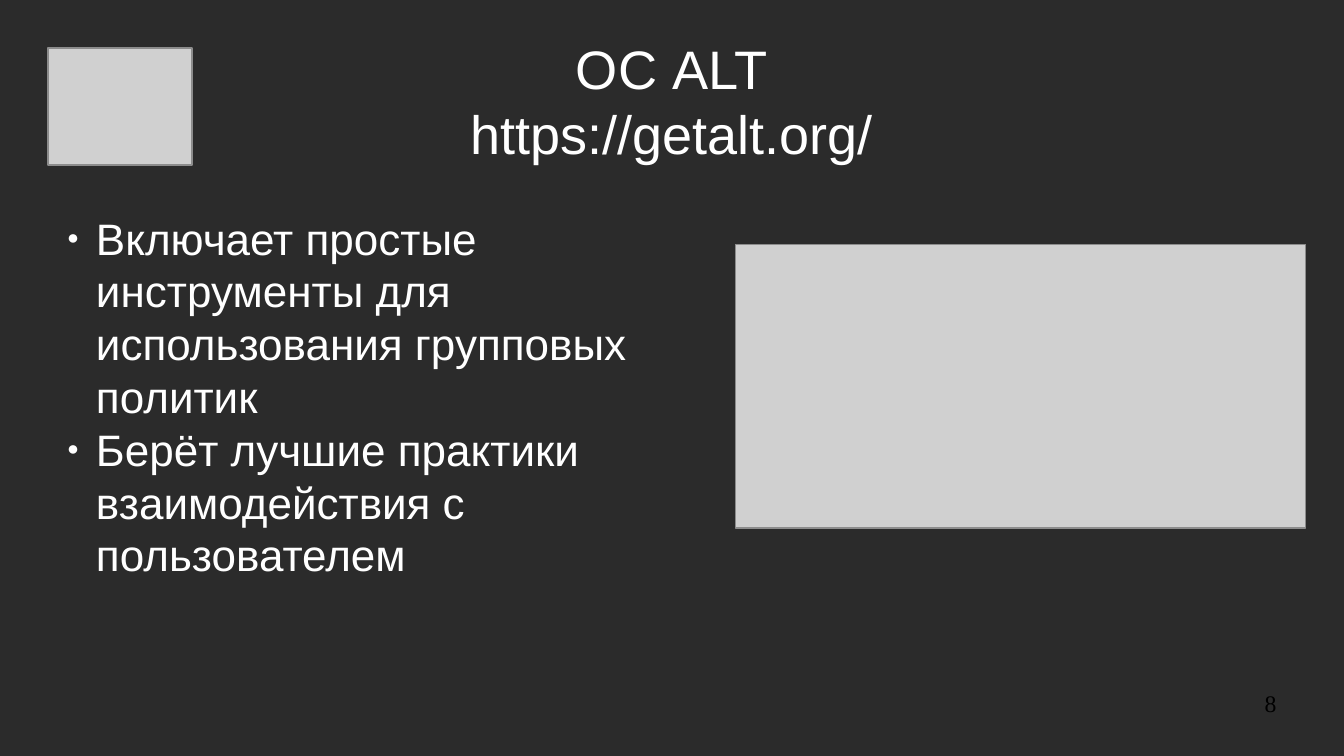
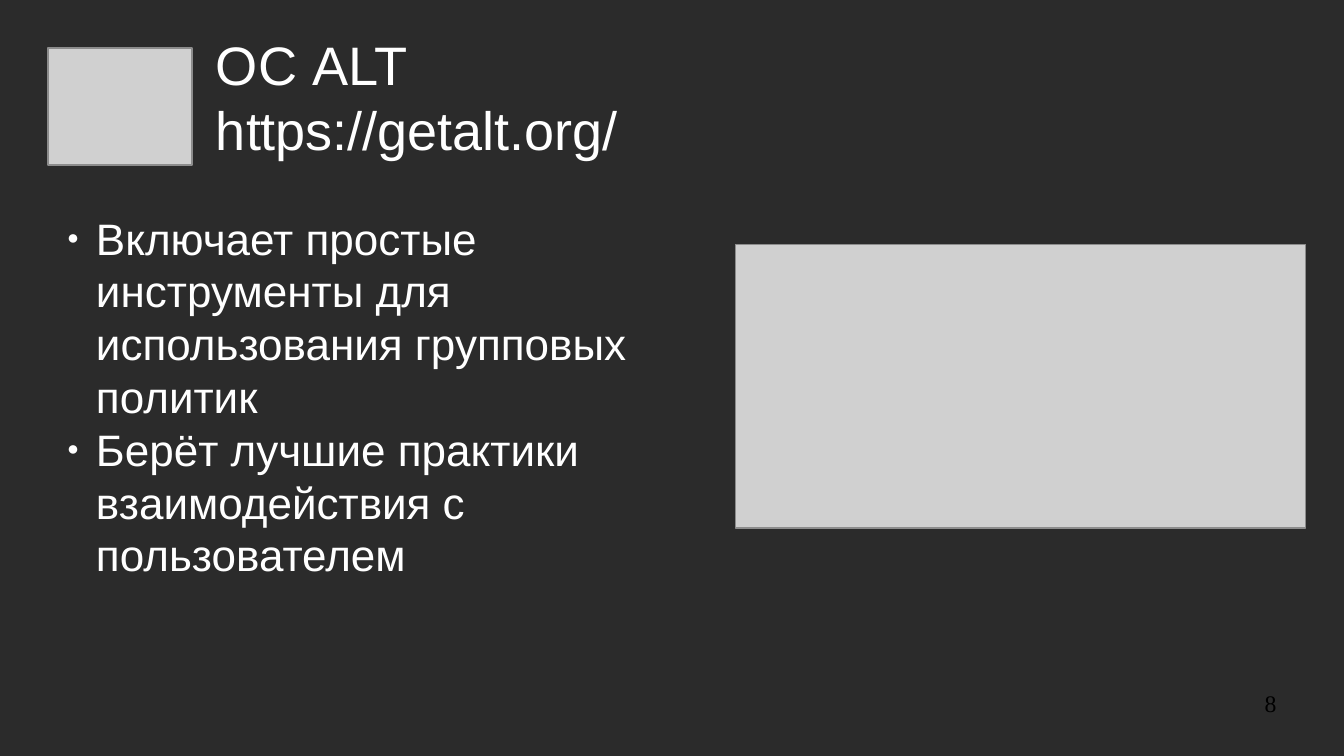
Before and after one commit to NIR-Ginko/presentations, a slide deck: slide 8 of 2020-11-05 Group Policies in ALT/abstract.odp. Drawn at 1344x756 pixels with LibreOffice and Linux fonts; fonts in the diff are those of the drawing; grey boxes stand for pictures; background and template pictures are left out; a plain dark background stands for a picture behind light text. Boxes give left, top, right and bottom in pixels: in the first picture for what was removed or moved away, otherwise in the second. Text is boxed around its words. In the diff, an @@ line names an element or a change of style, - is before the commit and + after.

```diff
--- a/2020-11-05 Group Policies in ALT/abstract.odp
+++ b/2020-11-05 Group Policies in ALT/abstract.odp
@@ title "ОС ALT https://getalt.org/": place and size @@
-title "ОС ALT https://getalt.org/" at <box>471,51,873,163</box>
+title "ОС ALT https://getalt.org/" at <box>216,47,618,160</box>
@@ title "ОС ALT https://getalt.org/" at <box>216,47,618,160</box>: alignment centre to left @@
```
Also in this commit, not shown: 4 other slides changed, 1 other file.
